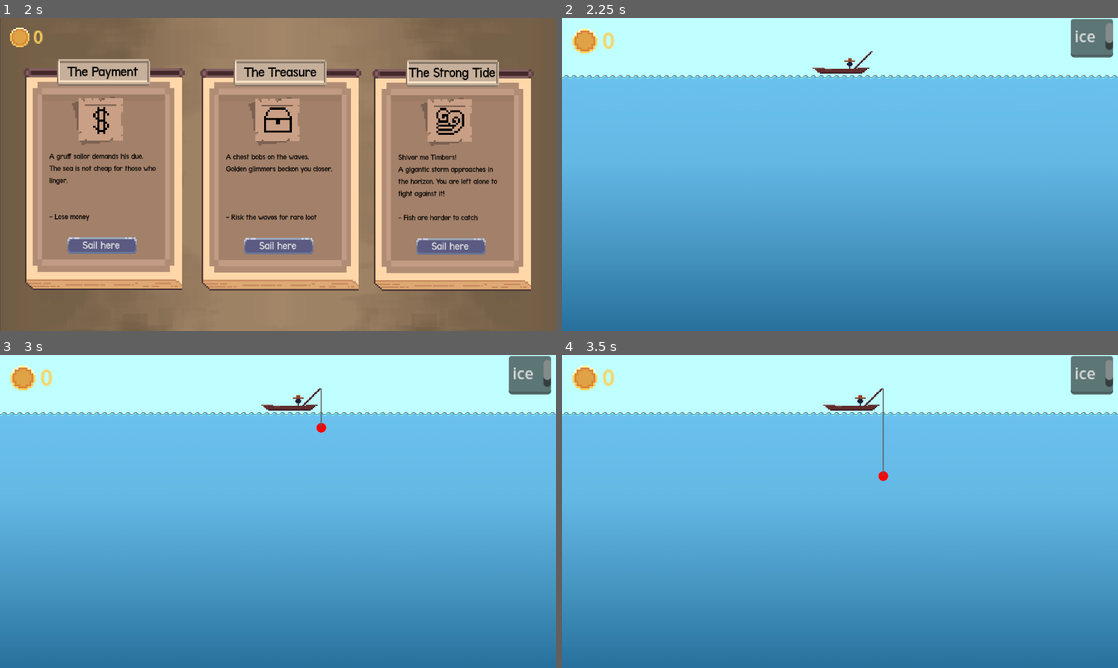
Above: before the commit, frames 1-4 (two rows, left to right).
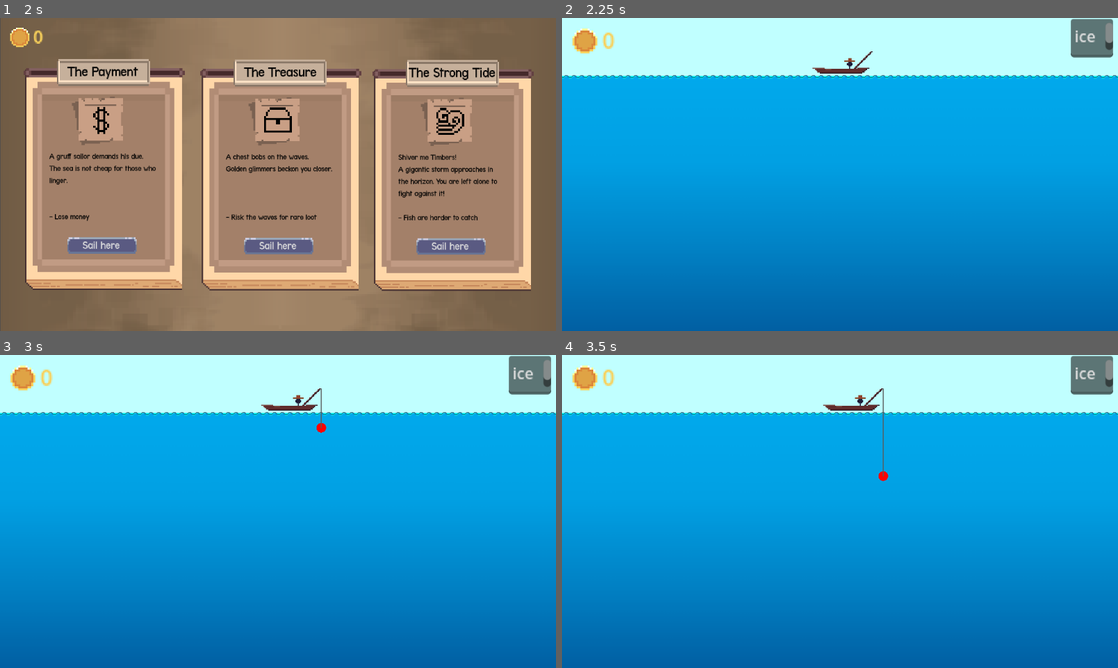
Above: after the commit, the same moments.

Repository: Gugaapo/fishing_game
Game: Godot game, scene res://scenes/main_menu.tscn
Same seed, same stepped clock (60 frames per second), same inputs: the game is played once before the commit and once after it.
Inputs (mouse positions are in pixels of both pictures, inside the frame that each line leads up to):
- Up to frame 1 (2 s): click "Start Adventure" at 0.5 s; click (100, 71) at 1.25 s
- Up to frame 2 (2.25 s): click "Sail here" at 2 s
- Up to frame 3 (3 s): tap Enter (ui_accept) at 2.75 s; move the mouse to (400, 495) at 2.77 s; hold Right (ui_right) from 2.78 s (still down); tap Z (fish) at 2.85 s; click (400, 495) at 2.92 s
- Up to frame 4 (3.5 s): keep holding Right (ui_right); tap Enter (ui_accept) at 3.02 s

Frame 1 is identical in both runs. In frame 2, 82% of the frame differs, in the area x 0-100%, y 18-100%; in frame 3, 82%; in frame 4, 81%.

Commit message:
adjusted scenes water colors

Diff:
--- a/scenes/levels/abyss.tscn
+++ b/scenes/levels/abyss.tscn
@@ -199,7 +199,7 @@
 [node name="boat" parent="." instance=ExtResource("7_8hjxw")]
 
 [node name="gradient" type="Sprite2D" parent="."]
-modulate = Color(0.185569, 6.73831e-06, 0.793252, 1)
+modulate = Color(0.329412, 0.054902, 0.792157, 1)
 position = Vector2(-2, 145)
 scale = Vector2(0.37375, 0.239583)
 texture = ExtResource("8_xrc45")
--- a/scenes/levels/coral.tscn
+++ b/scenes/levels/coral.tscn
@@ -173,7 +173,7 @@
 shape = SubResource("WorldBoundaryShape2D_fdkpb")
 
 [node name="TileMap" type="TileMap" parent="."]
-modulate = Color(1, 0.662745, 1, 0.462745)
+modulate = Color(0, 1, 1, 0.52549)
 z_index = 1
 tile_set = SubResource("TileSet_d8pb4")
 format = 2
@@ -199,6 +199,8 @@
 [node name="boat" parent="." instance=ExtResource("6_kilog")]
 
 [node name="gradient" type="Sprite2D" parent="."]
+modulate = Color(1, 0.270588, 1, 1)
+self_modulate = Color(0.788235, 1, 1, 1)
 position = Vector2(-2, 145)
 scale = Vector2(0.37375, 0.239583)
 texture = ExtResource("7_3jlgq")
--- a/scenes/levels/ice.tscn
+++ b/scenes/levels/ice.tscn
@@ -174,7 +174,7 @@
 shape = SubResource("WorldBoundaryShape2D_sv0v7")
 
 [node name="TileMap" type="TileMap" parent="."]
-modulate = Color(0.141176, 0.870588, 1, 0.505882)
+modulate = Color(0.141176, 0.643137, 1, 0.54902)
 z_index = 1
 tile_set = SubResource("TileSet_ng38j")
 format = 2
@@ -200,7 +200,7 @@
 [node name="boat" parent="." instance=ExtResource("6_fc1wi")]
 
 [node name="gradient" type="Sprite2D" parent="."]
-modulate = Color(0.839216, 1, 1, 1)
+modulate = Color(0, 1, 1, 1)
 position = Vector2(-2, 145)
 scale = Vector2(0.37375, 0.239583)
 texture = ExtResource("7_27brl")
--- a/scenes/levels/volcano.tscn
+++ b/scenes/levels/volcano.tscn
@@ -173,7 +173,7 @@
 shape = SubResource("WorldBoundaryShape2D_gykbv")
 
 [node name="TileMap" type="TileMap" parent="."]
-modulate = Color(1, 0, 0, 0.415686)
+modulate = Color(0.975664, 4.57242e-06, 1.54018e-06, 0.415686)
 z_index = 1
 tile_set = SubResource("TileSet_2an01")
 format = 2
@@ -199,7 +199,7 @@
 [node name="boat" parent="." instance=ExtResource("6_t8ki5")]
 
 [node name="gradient" type="Sprite2D" parent="."]
-modulate = Color(1, 0.517647, 0.498039, 1)
+modulate = Color(0.999997, 0.418998, 0.410142, 1)
 position = Vector2(-2, 145)
 scale = Vector2(0.37375, 0.239583)
 texture = ExtResource("7_d2dr8")
